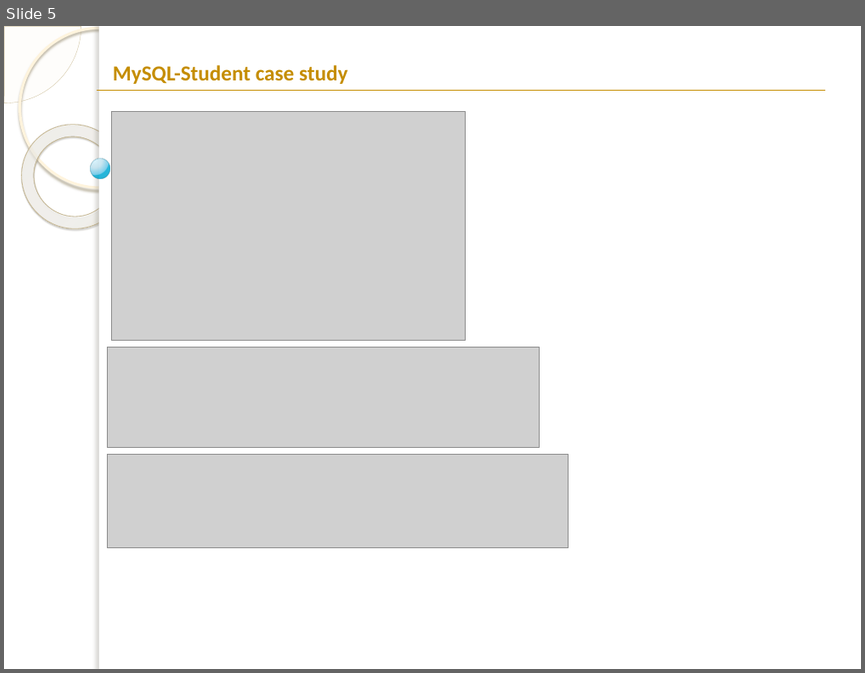
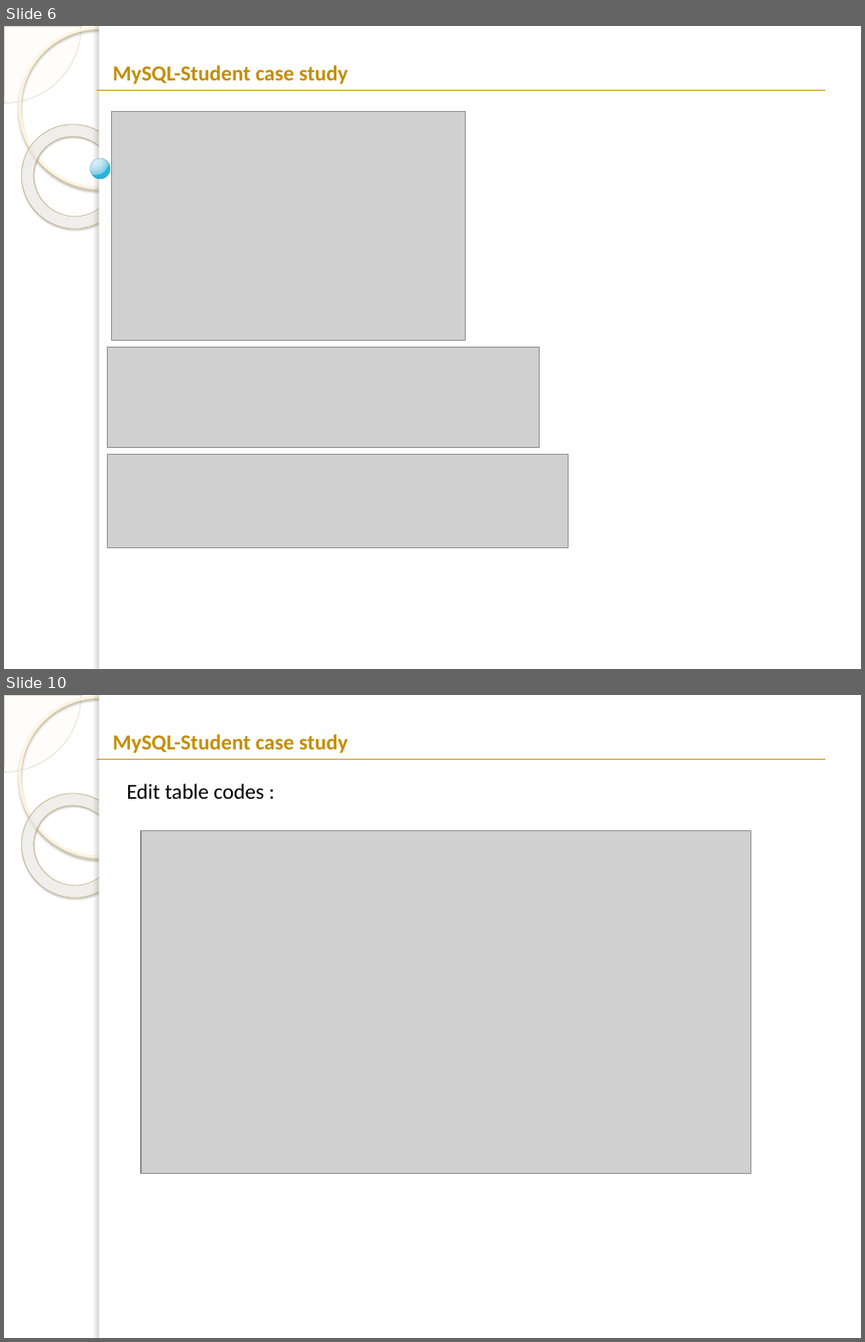
Before and after one commit to mohammadbtc100/courses, a slide deck: Database/DB-lab-2.pptx. Shown one above the other, each under a label of ours: slide 5 before the commit, slides 6 and 10 after it; the slides between them are not shown. The pictures are 865x673 and 865x1342 pixels, drawn with LibreOffice and Linux fonts; fonts in the diff are those of the drawing; grey boxes stand for pictures; background and template pictures are left out. Boxes give left, top, right and bottom in pixels: in the first picture for what was removed or moved away, otherwise in the second. Text is boxed around its words. In the diff, an @@ line names an element or a change of style, - is before the commit and + after.

```diff
--- a/Database/DB-lab-2.pptx
+++ b/Database/DB-lab-2.pptx
@@ slide 10 added at <box>4,695,861,1338</box>, background picture (left out); not listed: 5 template elements that a slide beside it also shows @@
@@ text added at <box>113,734,347,753</box>, 18 pt, text #C58D01, bold @@
+MySQL-Student case study
@@ line added from (97, 760) to (825, 760), #C58D01 0.75 pt @@
@@ text added at <box>126,783,264,800</box>, 18 pt, text #000000 @@
+Edit table codes :
@@ picture added at <box>141,830,750,1173</box> @@
@@ what was slide 5 is now slide 6 @@
```
Also in this commit, not shown: 4 other slides added, 1 slide removed.
